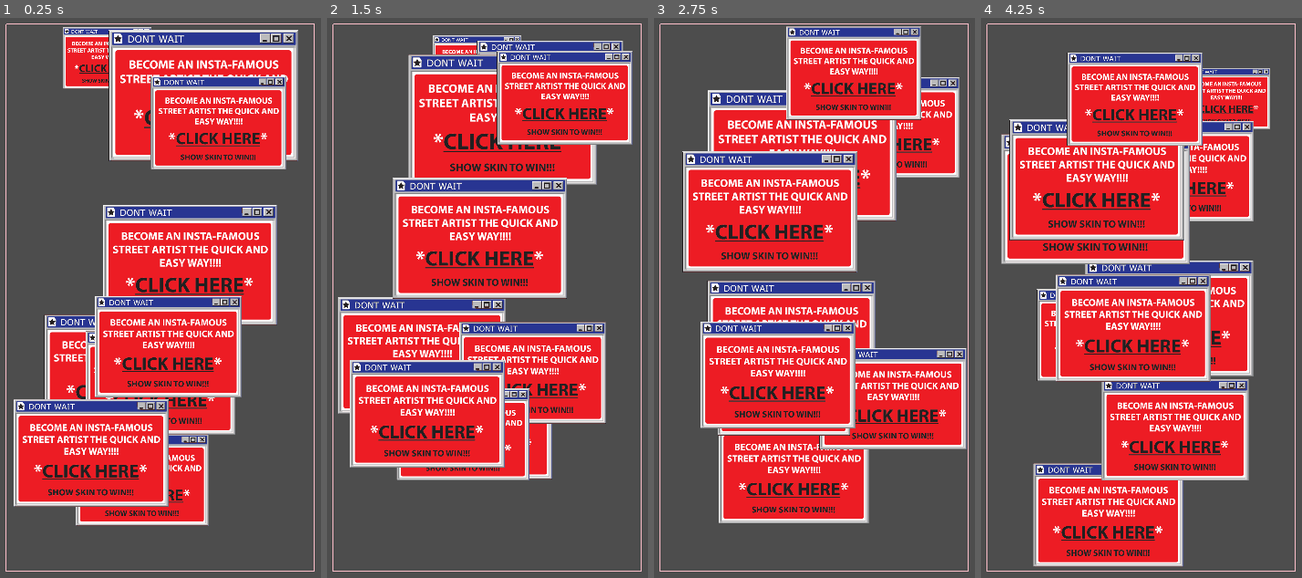
Above: before the commit, frames 1-4 (left to right).
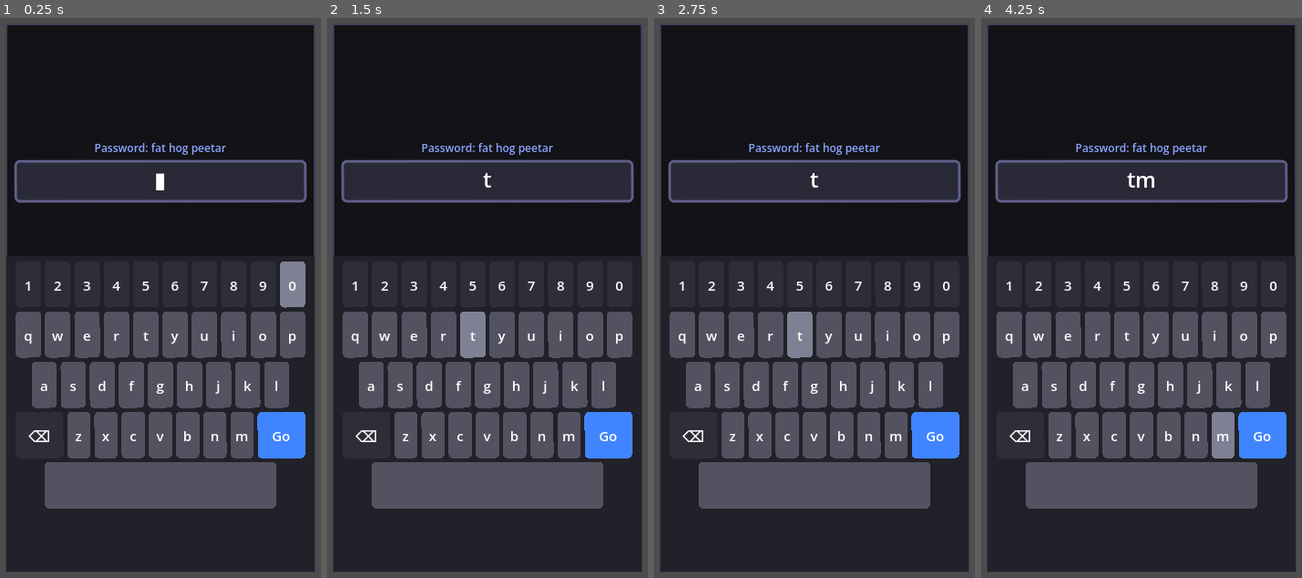
Above: after the commit, the same moments.

Repository: Tryptophan/ludumdare59
Game: Godot game, scene res://phone.tscn
Same seed, same stepped clock (60 frames per second), same inputs: the game is played once before the commit and once after it.
Inputs (mouse positions are in pixels of both pictures, inside the frame that each line leads up to):
- Up to frame 1 (0.25 s): no input
- Up to frame 2 (1.5 s): move the mouse to (outside the picture) at 0.52 s; click (outside the picture) at 0.67 s; drag from (461, 331) to (570, 421) at 1.27 s
- Up to frame 3 (2.75 s): move the mouse to (outside the picture) at 2.02 s; click (outside the picture) at 2.17 s
- Up to frame 4 (4.25 s): drag from (1224, 421) to (1041, 214) at 2.77 s; move the mouse to (outside the picture) at 3.52 s; click (outside the picture) at 3.67 s

The runs differ from the first frame. In frame 1, 87% of the frame differs, in the area x 1-99%, y 0-99%; in frame 2, 86%; in frame 3, 88%; in frame 4, 86%.

Commit message:
added state changer to phone.gd

Diff:
--- a/phone.gd
+++ b/phone.gd
@@ -5,24 +5,37 @@
 
 const GAMES = ["ads", "pattern", "password"]
 
+enum State { IDLE, PLAYING }
+var _state: State = State.IDLE
+var _current_game: Node2D = null
+
 @export var phone_size: Vector2 = Vector2(338, 600):
 	set(v): phone_size = v; queue_redraw()
+
 
 func _draw() -> void:
 	draw_rect(Rect2(Vector2.ZERO, phone_size), Color.PINK, false)
 
 func _ready() -> void:
-	# Randomly load mini game
-	# var game_name = GAMES[randi() % GAMES.size()]
-	# uncomment above for randomization. comment or delete below afterwards
-	var game_name = GAMES[0]
+	start()
+
+func start() -> void:
+	if _state == State.PLAYING:
+		return
+	_state = State.PLAYING
+	var game_name = GAMES[randi() % GAMES.size()]
 	var script = load("res://%s.gd" % game_name)
-	var game = Node2D.new()
-	game.set_script(script)
-	add_child(game)
-	game.setup(Vector2.ZERO, phone_size)
-	game.finished.connect(_on_finished)
+	_current_game = Node2D.new()
+	_current_game.set_script(script)
+	add_child(_current_game)
+	_current_game.setup(Vector2.ZERO, phone_size)
+	_current_game.finished.connect(_on_finished)
+
 
 func _on_finished() -> void:
+	if _current_game:
+		_current_game.queue_free()
+		_current_game = null
+	_state = State.IDLE
 	finished.emit()
 	print("finished")
